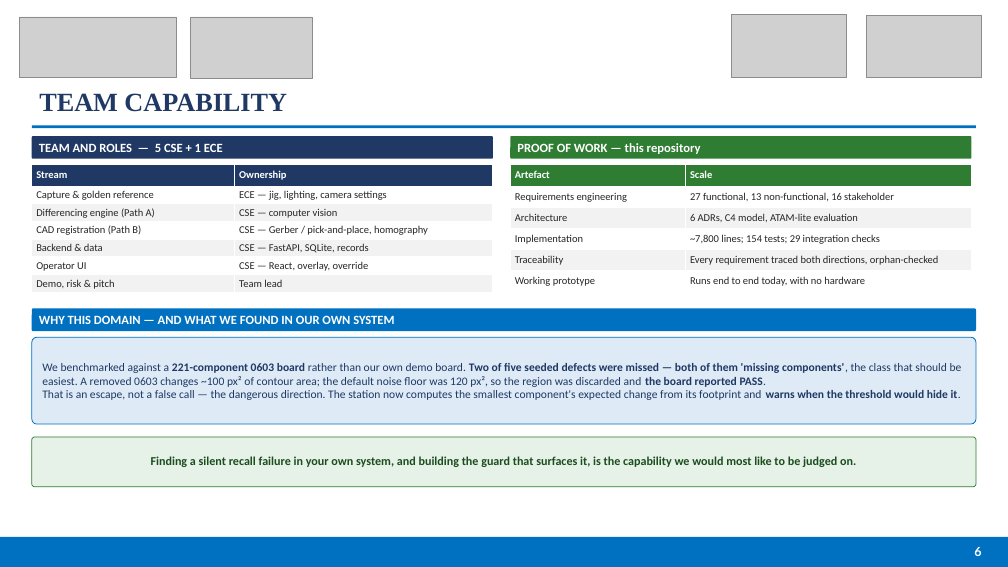
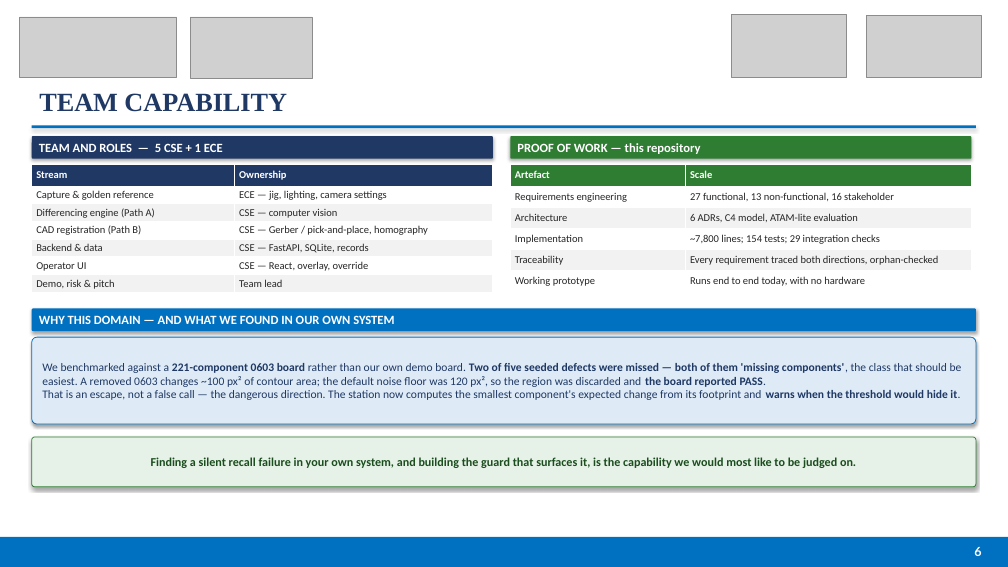
Before and after one commit to Haise-727/pcb-catcher, a slide deck: slide 6 of docs/presentation/GerberEye_VITISH2026_Idea.pptx. Drawn at 1008x567 pixels with LibreOffice and Linux fonts; fonts in the diff are those of the drawing; grey boxes stand for pictures. Boxes give left, top, right and bottom in pixels: in the first picture for what was removed or moved away, otherwise in the second. Text is boxed around its words. In the diff, an @@ line names an element or a change of style, - is before the commit and + after.

Commit message:
put the completed presentation

```diff
--- a/docs/presentation/GerberEye_VITISH2026_Idea.pptx
+++ b/docs/presentation/GerberEye_VITISH2026_Idea.pptx
@@ shadow on in 6 elements at [32, 136, 493, 159], [510, 136, 972, 159], [32, 309, 976, 331], [32, 337, 976, 424], [32, 437, 976, 487], [32, 126, 976, 128] @@
@@ table at [32, 165, 493, 293] @@
@@ borders changed @@
@@ table at [510, 165, 972, 299] @@
@@ borders changed @@
@@ text in rounded rectangle at [42, 363, 962, 400]: text changed @@
-We benchmarked against a 221-component 0603 board rather than our own demo board. Two of five seeded defects were missed — both of them 'missing components', the class that should be easiest. A removed 0603 changes ~100 px² of contour area; the default noise floor was 120 px², so the region was discarded and the board reported PASS.
-That is an escape, not a false call — the dangerous direction. The station now computes the smallest component's expected change from its footprint and warns when the threshold would hide it.
+We benchmarked against a 221-component 0603 board rather than our own demo board. Two of five seeded defects were missed — both of them 'missing components', the class that should be easiest. A removed 0603 changes ~100 px² of contour area; the default noise floor was 120 px², so the region was discarded and the board reported PASS.
+That is an escape, not a false call — the dangerous direction. The station now computes the smallest component's expected change from its footprint and warns when the threshold would hide it.
```
Also in this commit, not shown: 6 other slides changed.
